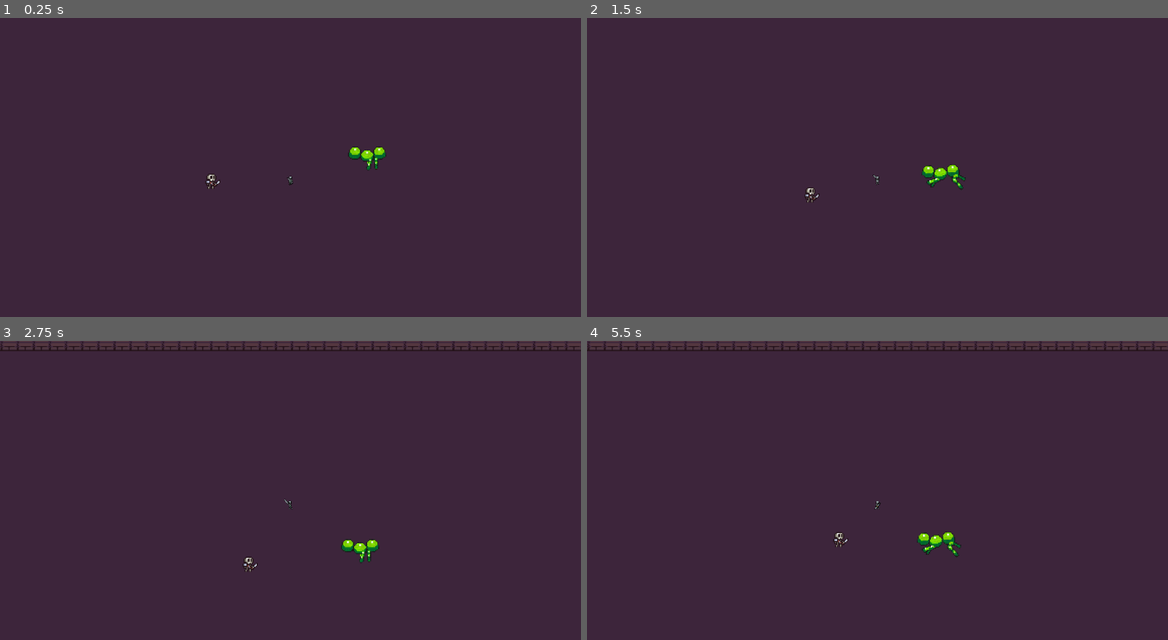
Above: before the commit, frames 1-4 (two rows, left to right).
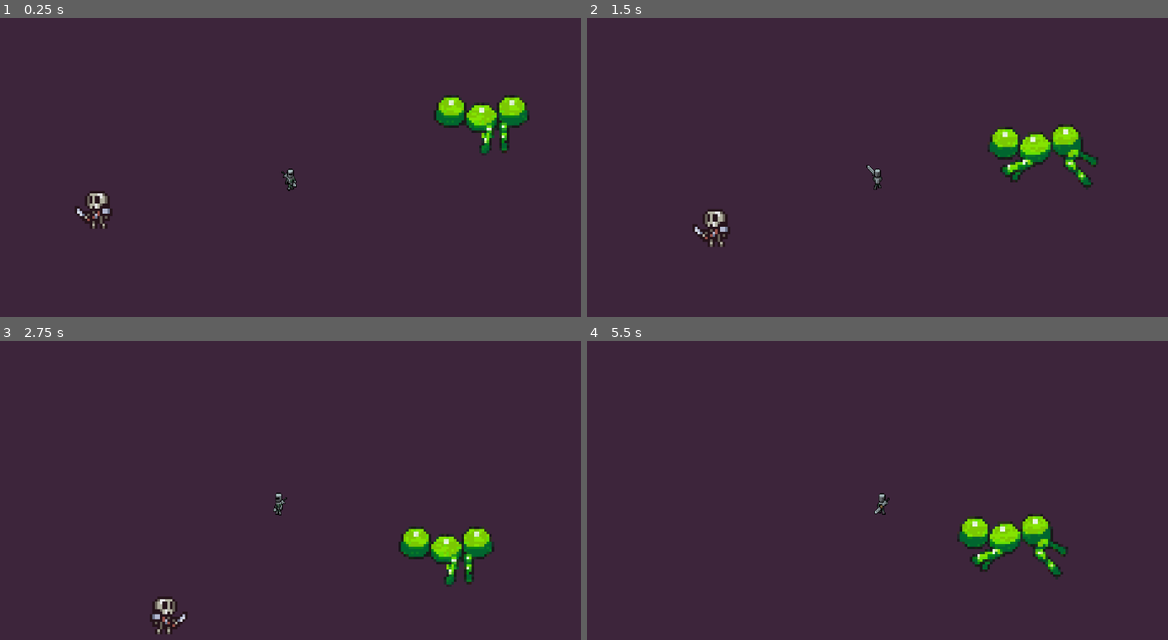
Above: after the commit, the same moments.

Repository: hongkhy-kong/DungeonNoDragon
Game: Godot game, scene res://testingtoo.tscn
The game is run twice, just before and just after one commit, with the same random seed, the same clock (stepped at 60 frames per second) and the same inputs. This scene is started directly instead of the project's main scene.
Inputs:
- Up to frame 1 (0.25 s): no input
- Up to frame 2 (1.5 s): hold Up (ui_up) from 0.53 s (still down); tap Space (attack) at 0.6, 1.35 s
- Up to frame 3 (2.75 s): release Up (ui_up) at 2.03 s; hold Left (ui_left) from 2.03 s (still down); tap Space (attack) at 2.1 s
- Up to frame 4 (5.5 s): tap Space (attack) every 0.75 s from 2.85 to 5.1 s; release Left (ui_left) at 3.53 s; hold Down (ui_down) 3.53-4.28 s; hold Right (ui_right) 4.28-5.03 s; hold Up (ui_up) from 5.03 s (still down)

The runs differ from the first frame. In frame 1, 2.7% of the frame differs, in the area x 12-92%, y 25-71%; in frame 2, 3.0%; in frame 3, 3.3%, in the area x 0-100%, y 0-99%; in frame 4, 3.1%.

Commit message:
Progress on fixing the Attack, Movement, and add the bg Music in level cave.

Diff:
--- a/Map/level_cave.gd
+++ b/Map/level_cave.gd
@@ -326,22 +326,22 @@
 	match current_floor:
 
 		1:
-			mob_count = 5
+			mob_count = 10
 			mob_scenes = [mob1_scene]
 
 		2:
-			mob_count = 2
+			mob_count = 15
 			mob_scenes = [
 				mob1_scene,
 				vampire_scene
 			]
 
 		3:
-			mob_count = 3
+			mob_count = 20
 			mob_scenes = [vampire_scene]
 
 		4:
-			mob_count = 4
+			mob_count = 25
 			mob_scenes = [vampire_scene]
 
 	print("Mob Count:", mob_count)
@@ -452,4 +452,4 @@
 
 func _on_hub_pressed():
 
-	get_tree().change_scene_to_file("res://main_menu.tscn")
+	get_tree().change_scene_to_file("res://Scence/main_menu.tscn")
--- a/Scence/mobs/mob1.tscn
+++ b/Scence/mobs/mob1.tscn
@@ -2,6 +2,34 @@
 
 [ext_resource type="Script" uid="uid://dbcs6om7a3l68" path="res://Scence/mobs/mob_1.gd" id="1_0jcqs"]
 [ext_resource type="Texture2D" uid="uid://d1lhonj5m8mx6" path="res://Asset/This/enemy/enemies-skeleton1_attack.png" id="2_oadbm"]
+
+[sub_resource type="AtlasTexture" id="AtlasTexture_0jcqs"]
+atlas = ExtResource("2_oadbm")
+region = Rect2(0, 8, 32, 24)
+
+[sub_resource type="AtlasTexture" id="AtlasTexture_oadbm"]
+atlas = ExtResource("2_oadbm")
+region = Rect2(32, 8, 32, 24)
+
+[sub_resource type="AtlasTexture" id="AtlasTexture_j0sa0"]
+atlas = ExtResource("2_oadbm")
+region = Rect2(64, 8, 32, 24)
+
+[sub_resource type="AtlasTexture" id="AtlasTexture_j548l"]
+atlas = ExtResource("2_oadbm")
+region = Rect2(96, 8, 32, 24)
+
+[sub_resource type="AtlasTexture" id="AtlasTexture_male4"]
+atlas = ExtResource("2_oadbm")
+region = Rect2(128, 8, 32, 24)
+
+[sub_resource type="AtlasTexture" id="AtlasTexture_o7ry6"]
+atlas = ExtResource("2_oadbm")
+region = Rect2(160, 8, 32, 24)
+
+[sub_resource type="AtlasTexture" id="AtlasTexture_i0r8m"]
+atlas = ExtResource("2_oadbm")
+region = Rect2(224, 8, 32, 24)
 
 [sub_resource type="AtlasTexture" id="AtlasTexture_5t0q5"]
 atlas = ExtResource("2_oadbm")
@@ -31,36 +59,34 @@
 atlas = ExtResource("2_oadbm")
 region = Rect2(194, 0, 32, 32)
 
-[sub_resource type="AtlasTexture" id="AtlasTexture_0jcqs"]
-atlas = ExtResource("2_oadbm")
-region = Rect2(0, 8, 32, 24)
-
-[sub_resource type="AtlasTexture" id="AtlasTexture_oadbm"]
-atlas = ExtResource("2_oadbm")
-region = Rect2(32, 8, 32, 24)
-
-[sub_resource type="AtlasTexture" id="AtlasTexture_j0sa0"]
-atlas = ExtResource("2_oadbm")
-region = Rect2(64, 8, 32, 24)
-
-[sub_resource type="AtlasTexture" id="AtlasTexture_j548l"]
-atlas = ExtResource("2_oadbm")
-region = Rect2(96, 8, 32, 24)
-
-[sub_resource type="AtlasTexture" id="AtlasTexture_male4"]
-atlas = ExtResource("2_oadbm")
-region = Rect2(128, 8, 32, 24)
-
-[sub_resource type="AtlasTexture" id="AtlasTexture_o7ry6"]
-atlas = ExtResource("2_oadbm")
-region = Rect2(160, 8, 32, 24)
-
-[sub_resource type="AtlasTexture" id="AtlasTexture_i0r8m"]
-atlas = ExtResource("2_oadbm")
-region = Rect2(224, 8, 32, 24)
-
 [sub_resource type="SpriteFrames" id="SpriteFrames_j548l"]
 animations = [{
+"frames": [{
+"duration": 1.0,
+"texture": SubResource("AtlasTexture_0jcqs")
+}, {
+"duration": 1.0,
+"texture": SubResource("AtlasTexture_oadbm")
+}, {
+"duration": 1.0,
+"texture": SubResource("AtlasTexture_j0sa0")
+}, {
+"duration": 1.0,
+"texture": SubResource("AtlasTexture_j548l")
+}, {
+"duration": 1.0,
+"texture": SubResource("AtlasTexture_male4")
+}, {
+"duration": 1.0,
+"texture": SubResource("AtlasTexture_o7ry6")
+}, {
+"duration": 1.0,
+"texture": SubResource("AtlasTexture_i0r8m")
+}],
+"loop": 1,
+"name": &"attack_down",
+"speed": 5.0
+}, {
 "frames": [{
 "duration": 1.0,
 "texture": SubResource("AtlasTexture_5t0q5")
@@ -83,7 +109,7 @@
 "duration": 1.0,
 "texture": SubResource("AtlasTexture_62gbf")
 }],
-"loop": true,
+"loop": 0,
 "name": &"attack_left",
 "speed": 5.0
 }, {
@@ -109,7 +135,7 @@
 "duration": 1.0,
 "texture": SubResource("AtlasTexture_i0r8m")
 }],
-"loop": true,
+"loop": 1,
 "name": &"attack_up",
 "speed": 5.0
 }]
@@ -119,7 +145,7 @@
 height = 16.0
 
 [sub_resource type="RectangleShape2D" id="RectangleShape2D_o7ry6"]
-size = Vector2(19.5, 8)
+size = Vector2(2.03125, 9)
 
 [sub_resource type="CircleShape2D" id="CircleShape2D_0jcqs"]
 radius = 116.00431
@@ -130,13 +156,10 @@
 
 [node name="AnimatedSprite2D" type="AnimatedSprite2D" parent="." unique_id=895964933]
 light_mask = 2
-position = Vector2(4, -11)
 sprite_frames = SubResource("SpriteFrames_j548l")
-animation = &"attack_up"
-frame_progress = 0.9273656
+animation = &"attack_down"
 
 [node name="CollisionShape2D" type="CollisionShape2D" parent="." unique_id=1233296236]
-position = Vector2(1, -9)
 shape = SubResource("CapsuleShape2D_male4")
 
 [node name="AttackArea" type="Area2D" parent="." unique_id=1432631838]
@@ -144,11 +167,12 @@
 collision_mask = 3
 
 [node name="CollisionShape2D" type="CollisionShape2D" parent="AttackArea" unique_id=120415739]
-position = Vector2(3, -19)
+position = Vector2(-1.984375, 2.5)
 shape = SubResource("RectangleShape2D_o7ry6")
 debug_color = Color(0.95141596, 1.92523e-07, 0.56619465, 0.41960785)
 
 [node name="Timer" type="Timer" parent="." unique_id=1981478916]
+wait_time = 2.0
 
 [node name="Detection" type="Area2D" parent="." unique_id=1576431839]
 
--- a/Scence/mobs/mob_1.gd
+++ b/Scence/mobs/mob_1.gd
@@ -1,26 +1,38 @@
 extends CharacterBody2D
 
 signal died
+
 enum State {
 	ALIVE,
 	DEAD
 }
 
-var current_state = State.ALIVE
-var player_in_attack_area = false
-@export var speed := 10.0
-@export var max_hp := 50
-@export var damage := 10
-
-var hp := max_hp
+@export var speed: float = 10.0
+@export var max_hp: int = 50
+@export var damage: int = 10
+@export var attack_distance: float = 12.0
+@export var attack_offset: float = 18.0
+@export var attack_windup := 0.5
+
+var hp: int
+var current_state := State.ALIVE
+
 var player: Node2D = null
+var is_chasing := false
+var player_in_attack_area := false
 var can_attack := true
-var is_chasing := false
-
-
-# -------------------------
-# 👁️ Detection System
-# -------------------------
+var preparing_attack := false
+var facing_dir := Vector2.DOWN
+
+
+func _ready() -> void:
+	hp = max_hp
+
+
+# =====================================================
+# Detection
+# =====================================================
+
 func _on_detection_body_entered(body: Node2D) -> void:
 	if body.is_in_group("player"):
 		player = body
@@ -32,51 +44,139 @@
 	if body == player:
 		player = null
 		is_chasing = false
+		player_in_attack_area = false
+		velocity = Vector2.ZERO
 		print("Player left detection")
 
 
-# -------------------------
-# 🏃 Movement
-# -------------------------
-func _physics_process(delta):
-
-	if is_chasing and player != null:
-
-		var distance = global_position.distance_to(player.global_position)
-
-		# Stop when close enough to attack
-		if distance > 10:
-			var direction = (player.global_position - global_position).normalized()
-			velocity = direction * speed
-		else:
-			velocity = Vector2.ZERO
-
+# =====================================================
+# Movement
+# =====================================================
+
+func _physics_process(delta: float) -> void:
+	if current_state == State.DEAD:
+		return
+
+	if player == null or !is_instance_valid(player):
+		velocity = Vector2.ZERO
+		move_and_slide()
+		return
+
+	var dir := player.global_position - global_position
+	var distance := dir.length()
+
+	if distance > attack_distance:
+		facing_dir = dir.normalized()
+		velocity = facing_dir * speed
 	else:
 		velocity = Vector2.ZERO
 
+	update_attack_area()
 	move_and_slide()
 
-# -------------------------
-# ⚔️ Attack System
-# -------------------------
+
+func update_attack_area() -> void:
+	var offset := Vector2.ZERO
+
+	if abs(facing_dir.x) > abs(facing_dir.y):
+		if facing_dir.x > 0:
+			offset = Vector2(attack_offset, 0)
+			$AnimatedSprite2D.flip_h = true
+		else:
+			offset = Vector2(-attack_offset, 0)
+			$AnimatedSprite2D.flip_h = false
+	else:
+		$AnimatedSprite2D.flip_h = false
+		if facing_dir.y > 0:
+			offset = Vector2(0, attack_offset)
+		else:
+			offset = Vector2(0, -attack_offset)
+
+	$AttackArea.position = offset
+
+
+# =====================================================
+# Attack
+# =====================================================
+
 func _on_attack_area_body_entered(body: Node2D) -> void:
 	if body.is_in_group("player"):
 		player_in_attack_area = true
 
-		if can_attack:
-			attack(body)
+		if can_attack and !preparing_attack:
+			start_attack()
+
 
 func _on_attack_area_body_exited(body: Node2D) -> void:
-	if body.is_in_group("player"):
-		player_in_attack_area = false
-
-
-func attack(target: Node2D) -> void:
+	if !body.is_in_group("player"):
+		return
+
+	await get_tree().create_timer(1.0).timeout
+
+	for b in $AttackArea.get_overlapping_bodies():
+		if b.is_in_group("player"):
+			return
+
+	player_in_attack_area = false
+
+
+func _process(delta: float) -> void:
+	if current_state == State.DEAD:
+		return
+
+	if player_in_attack_area \
+	and can_attack \
+	and !preparing_attack \
+	and player != null \
+	and is_instance_valid(player):
+
+		start_attack()
+
+
+func start_attack() -> void:
+	if current_state == State.DEAD:
+		return
+
+	preparing_attack = true
+
+	var dir := player.global_position - global_position
+
+	if abs(dir.x) > abs(dir.y):
+		if dir.x > 0:
+			$AnimatedSprite2D.flip_h = true
+			$AnimatedSprite2D.play("attack_left")
+		else:
+			$AnimatedSprite2D.flip_h = false
+			$AnimatedSprite2D.play("attack_left")
+	else:
+		$AnimatedSprite2D.flip_h = false
+		if dir.y > 0:
+			$AnimatedSprite2D.play("attack_down")
+		else:
+			$AnimatedSprite2D.play("attack_up")
+
+	await get_tree().create_timer(attack_windup).timeout
+
+	preparing_attack = false
+
+	if player_in_attack_area \
+	and player != null \
+	and is_instance_valid(player):
+		attack()
+
+
+func attack() -> void:
+	if current_state == State.DEAD:
+		return
+
 	can_attack = false
 
-	if target.has_method("take_damage"):
-		target.take_damage(damage)
-		print("Enemy attacked player")
+	if player != null \
+	and is_instance_valid(player) \
+	and player.has_method("take_damage"):
+
+		player.take_damage(damage)
+		print("Enemy attacked player!")
 
 	$Timer.start()
 
@@ -84,14 +184,22 @@
 func _on_timer_timeout() -> void:
 	can_attack = true
 
-	# Attack again if player still inside area
-	if player_in_attack_area and player != null:
-		attack(player)
-
-# -------------------------
-# 💀 Damage System
-# -------------------------
+	if player_in_attack_area \
+	and !preparing_attack \
+	and player != null \
+	and is_instance_valid(player):
+
+		start_attack()
+
+
+# =====================================================
+# Damage
+# =====================================================
+
 func take_damage(amount: int) -> void:
+	if current_state == State.DEAD:
+		return
+
 	print("take_damage called!")
 	hp -= amount
 	print("Enemy HP:", hp)
@@ -101,35 +209,22 @@
 
 
 func die() -> void:
-
 	if current_state == State.DEAD:
 		return
 
 	current_state = State.DEAD
-
 	print("Enemy Died")
-
 	emit_signal("died")
 
 	set_physics_process(false)
-
-	# Disable collisions
+	set_process(false)
+
 	$CollisionShape2D.set_deferred("disabled", true)
-
-	# Fade out
+	$AttackArea/CollisionShape2D.set_deferred("disabled", true)
+	$Detection/CollisionShape2D.set_deferred("disabled", true)
+
 	var tween = create_tween()
-
-	tween.tween_property(
-		self,
-		"modulate:a",
-		0.0,
-		0.5
-	)
+	tween.tween_property(self, "modulate:a", 0.0, 0.5)
 
 	await tween.finished
-
 	queue_free()
-
-
-func enemy():
-	pass
--- a/Scence/mobs/player.tscn
+++ b/Scence/mobs/player.tscn
@@ -225,7 +225,7 @@
 "duration": 1.0,
 "texture": SubResource("AtlasTexture_f0fw1")
 }],
-"loop": false,
+"loop": 0,
 "name": &"attack_down",
 "speed": 5.0
 }, {
@@ -248,9 +248,9 @@
 "duration": 1.0,
 "texture": SubResource("AtlasTexture_f3ls1")
 }],
-"loop": false,
+"loop": 0,
 "name": &"attack_right",
-"speed": 5.0
+"speed": 10.0
 }, {
 "frames": [{
 "duration": 1.0,
@@ -271,7 +271,7 @@
 "duration": 1.0,
 "texture": SubResource("AtlasTexture_qdokd")
 }],
-"loop": false,
+"loop": 0,
 "name": &"attack_up",
 "speed": 5.0
 }, {
@@ -288,7 +288,7 @@
 "duration": 1.0,
 "texture": SubResource("AtlasTexture_34o1q")
 }],
-"loop": true,
+"loop": 1,
 "name": &"idle_down",
 "speed": 5.0
 }, {
@@ -302,7 +302,7 @@
 "duration": 1.0,
 "texture": SubResource("AtlasTexture_o7uhf")
 }],
-"loop": true,
+"loop": 1,
 "name": &"idle_right",
 "speed": 2.0
 }, {
@@ -319,7 +319,7 @@
 "duration": 1.0,
 "texture": SubResource("AtlasTexture_2ny12")
 }],
-"loop": true,
+"loop": 1,
 "name": &"idle_up",
 "speed": 1.0
 }, {
@@ -348,7 +348,7 @@
 "duration": 1.0,
 "texture": SubResource("AtlasTexture_qfkas")
 }],
-"loop": false,
+"loop": 0,
 "name": &"walk_down",
 "speed": 5.0
 }, {
@@ -377,7 +377,7 @@
 "duration": 1.0,
 "texture": SubResource("AtlasTexture_mrmpe")
 }],
-"loop": false,
+"loop": 0,
 "name": &"walk_right",
 "speed": 5.0
 }, {
@@ -406,7 +406,7 @@
 "duration": 1.0,
 "texture": SubResource("AtlasTexture_7jscb")
 }],
-"loop": false,
+"loop": 0,
 "name": &"walk_up",
 "speed": 5.0
 }]
@@ -416,7 +416,7 @@
 height = 16.0
 
 [sub_resource type="RectangleShape2D" id="RectangleShape2D_p7af1"]
-size = Vector2(6.5, 16)
+size = Vector2(12, 20)
 
 [sub_resource type="CircleShape2D" id="CircleShape2D_jvee6"]
 radius = 48.04165
@@ -426,7 +426,7 @@
 collision_layer = 3
 collision_mask = 9
 script = ExtResource("1_jvee6")
-speed = 250.0
+speed = 150.0
 
 [node name="AnimatedSprite2D" type="AnimatedSprite2D" parent="." unique_id=705300148]
 position = Vector2(-7.1525574e-07, 0)
@@ -453,9 +453,10 @@
 debug_color = Color(0.47449356, 0.58953834, 9.62615e-07, 0.41960785)
 
 [node name="Camera2D" type="Camera2D" parent="." unique_id=1274455751]
-zoom = Vector2(2, 2)
+zoom = Vector2(5, 5)
 limit_enabled = false
 limit_smoothed = true
+position_smoothing_enabled = true
 
 [connection signal="animation_finished" from="AnimatedSprite2D" to="." method="_on_animated_sprite_2d_animation_finished"]
 [connection signal="body_entered" from="AttackArea" to="." method="_on_attack_area_body_entered"]
--- a/project.godot
+++ b/project.godot
@@ -16,8 +16,12 @@
 
 config/name="TheD"
 run/main_scene="uid://32sdsuarn118"
-config/features=PackedStringArray("4.6", "Forward Plus")
+config/features=PackedStringArray("4.7", "Forward Plus")
 config/icon="res://icon.svg"
+
+[display]
+
+window/size/mode=3
 
 [input]
 
--- /dev/null
+++ b/skeleton.tscn
@@ -0,0 +1,7 @@
+[gd_scene format=3 uid="uid://bdyqf6wa33hy4"]
+
+[node name="skeleton" type="CharacterBody2D" unique_id=868032225]
+
+[node name="CollisionShape2D" type="CollisionShape2D" parent="." unique_id=352663582]
+
+[node name="AnimatedSprite2D" type="AnimatedSprite2D" parent="." unique_id=293809840]
Not shown, added: Asset/BackgroundMusic/2-66. Champion Cynthia.mp3.import
Not shown, added: Asset/BackgroundMusic/2-66. Champion Cynthia.mp3
